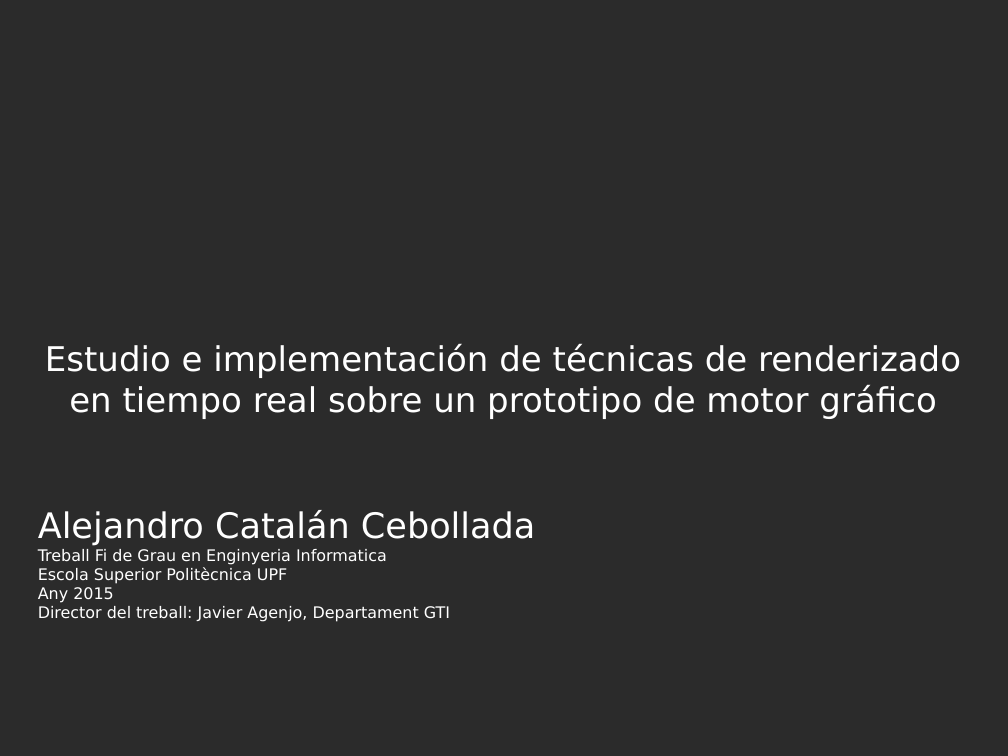
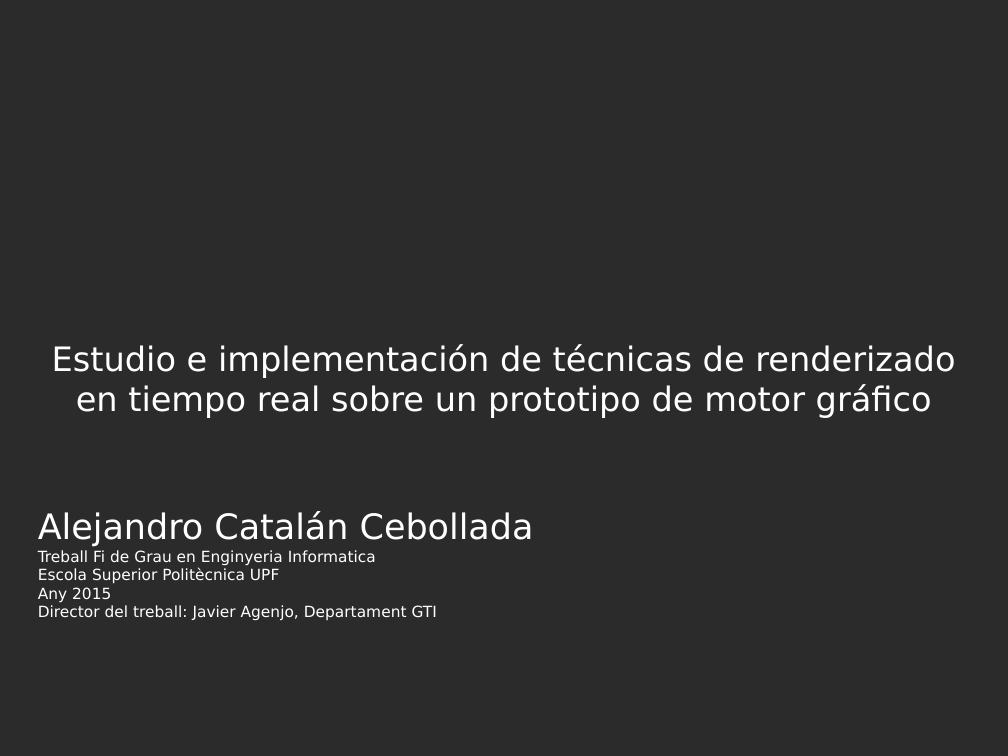
Before and after one commit to madowen/webGL, a slide deck: slide 1 of Docs/presentacion.pptx. Drawn at 1008x756 pixels with LibreOffice and Linux fonts; fonts in the diff are those of the drawing; background and template pictures are left out; a plain dark background stands for a picture behind light text. Boxes give left, top, right and bottom in pixels: in the first picture for what was removed or moved away, otherwise in the second. Text is boxed around its words. In the diff, an @@ line names an element or a change of style, - is before the commit and + after.

```diff
--- a/Docs/presentacion.pptx
+++ b/Docs/presentacion.pptx
@@ title "Estudio e implementación de técnicas ..." at (x1=52, y1=344, x2=955, y2=418): size 24.4 to 24 pt @@
@@ text "Alejandro Catalán Cebollada" at (x1=38, y1=511, x2=534, y2=620): size 25.1 to 25 pt in "Alejandro Catalán Cebollada"; size 11.4 to 11 pt in "Treball Fi de Grau en Enginyeria Informatica", "Escola Superior Politècnica UPF", "Any 2015", "Director del treball: Javier Agenjo, Departament GTI" @@
```
Also in this commit, not shown: 2 other slides changed, 5 slides added.
